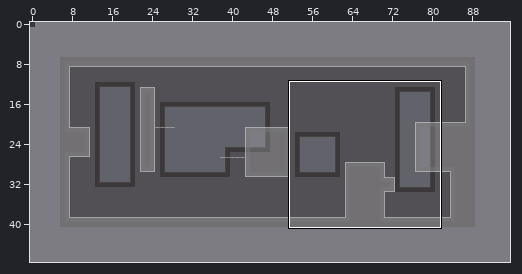
Level history. Tiled map: Symfora/Content/bin/DesktopGL/lev/debug.tmx. The first picture is a wide view before the edit; the outline marks the close-up.
Close-up. Old version:
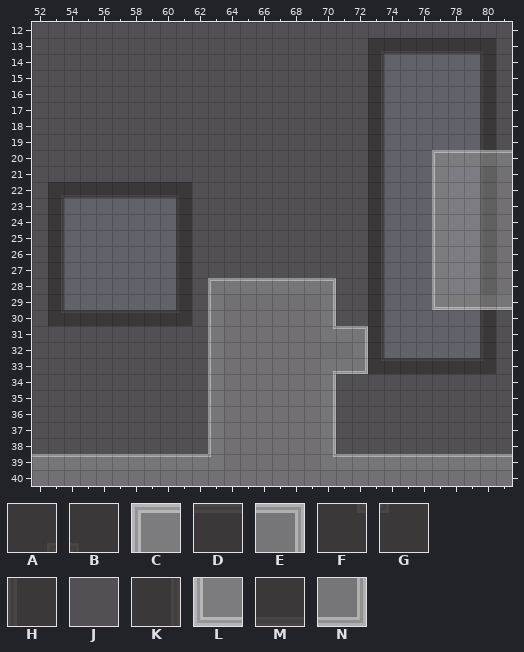
Cells are 16x16 px. Shown: x 52..81, y 12..40.
Key: from "devSet": A 58, B 59, C 60, D 61, E 62, F 67, G 68, H 69, J 70, K 71, L 78, M 79, N 80.
_ is an empty cell.
Layers that did not change in this view are not listed.
Layer "background" before, first column x 52:
12 JJJJJJJJJJJJJJJJJJJJJJJJJJJJJJ
13 JJJJJJJJJJJJJJJJJJJJJAMMMMMMBJ
14 JJJJJJJJJJJJJJJJJJJJJK______HJ
15 JJJJJJJJJJJJJJJJJJJJJK______HJ
16 JJJJJJJJJJJJJJJJJJJJJK______HJ
17 JJJJJJJJJJJJJJJJJJJJJK______HJ
18 JJJJJJJJJJJJJJJJJJJJJK______HJ
19 JJJJJJJJJJJJJJJJJJJJJK______HJ
20 JJJJJJJJJJJJJJJJJJJJJK______HJ
21 JJJJJJJJJJJJJJJJJJJJJK______HJ
22 JAMMMMMMMBJJJJJJJJJJJK______HJ
23 JK_______HJJJJJJJJJJJK______HJ
24 JK_______HJJJJJJJJJJJK______HJ
25 JK_______HJJJJJJJJJJJK______HJ
26 JK_______HJJJJJJJJJJJK______HJ
27 JK_______HJJJJJJJJJJJK______HJ
28 JK_______HJJJJJJJJJJJK______HJ
29 JK_______HJJJJJJJJJJJK______HJ
30 JFDDDDDDDGJJJJJJJJJJJK______HJ
31 JJJJJJJJJJJJJJJJJJJJJK______HJ
32 JJJJJJJJJJJJJJJJJJJJJK______HJ
33 JJJJJJJJJJJJJJJJJJJJJFDDDDDDGJ
34 JJJJJJJJJJJJJJJJJJJJJJJJJJJJJJ
35 JJJJJJJJJJJJJJJJJJJJJJJJJJJJJJ
Layer "collision" before, first column x 60:
23 _________________HJJ
24 _________________HJJ
25 _________________HJJ
26 _________________HJJ
27 _________________HJJ
28 ___CDDDDDDE______HJJ
29 ___HJJJJJJK______LMM
30 ___HJJJJJJK_________
31 ___HJJJJJJFDE_______
32 ___HJJJJJJJJK_______
33 ___HJJJJJJAMN_______
34 ___HJJJJJJK_________
35 ___HJJJJJJK_________
36 ___HJJJJJJK_________
37 ___HJJJJJJK_________
38 ___HJJJJJJK_________
39 DDDGJJJJJJFDDDDDDDDD
40 JJJJJJJJJJJJJJJJJJJJ
New version:
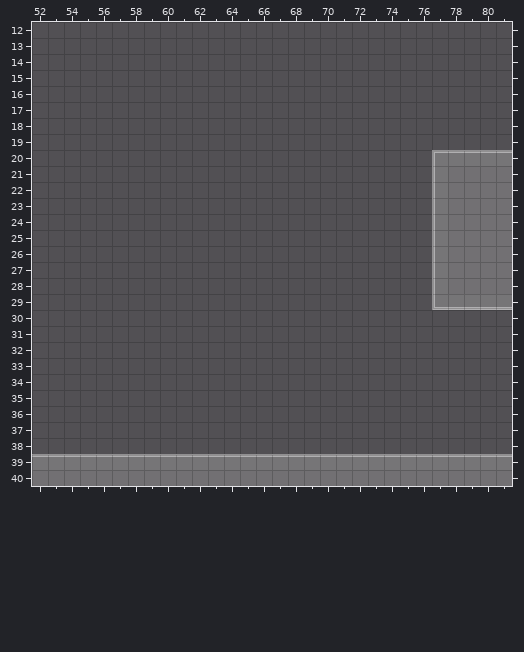
See-through tiles are keyed as they look on the map.
From old to new:
Changed rows in their new state; . is an unchanged cell.
Layer "background":
first column x 53:
13 ....................JJJJJJJJ
14 ....................JJJJJJJJ
15 ....................JJJJJJJJ
16 ....................JJJJJJJJ
17 ....................JJJJJJJJ
18 ....................JJJJJJJJ
19 ....................JJJJJJJJ
20 ....................JJJJ....
21 ....................JJJJ....
22 JJJJJJJJJ...........JJJJ....
23 JJJJJJJJJ...........JJJJ....
24 JJJJJJJJJ...........JJJJ....
25 JJJJJJJJJ...........JJJJ....
26 JJJJJJJJJ...........JJJJ....
27 JJJJJJJJJ...........JJJJ....
28 JJJJJJJJJ...........JJJJ....
29 JJJJJJJJJ...........JJJJ....
30 JJJJJJJJJ...........JJJJJJJJ
31 ....................JJJJJJJJ
32 ....................JJJJJJJJ
33 ....................JJJJJJJJ
Layer "collision":
first column x 63:
28 ________..
29 ________..
30 ________..
31 __________
32 __________
33 __________
34 ________..
35 ________..
36 ________..
37 ________..
38 ________..
39 DDDDDDDD..
Boxes around the changes in both close-ups, in picture pixels (x1, y1, x2, y2):
changed: (208, 38, 496, 457)
changed: (48, 182, 192, 326)
